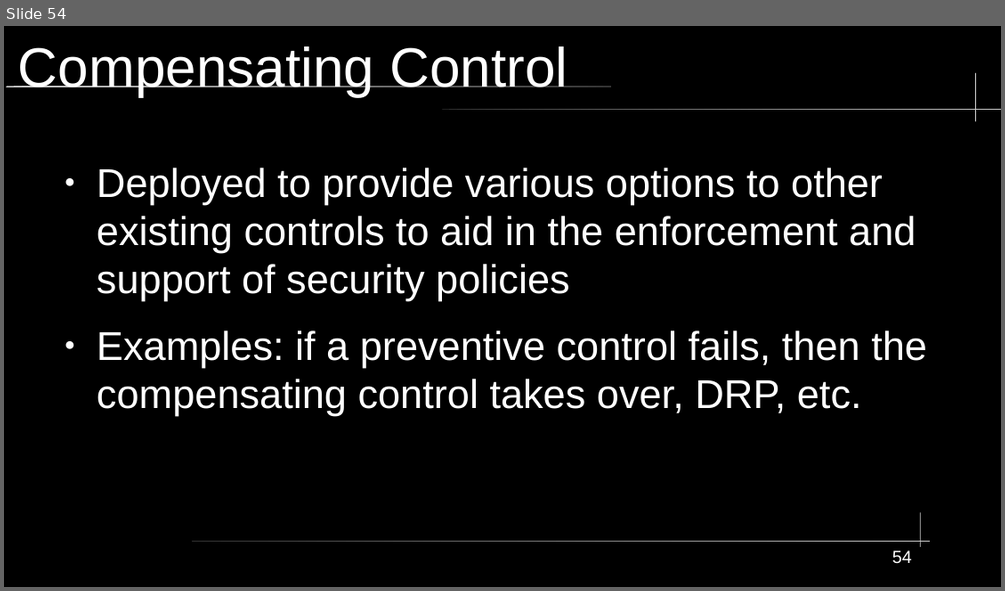
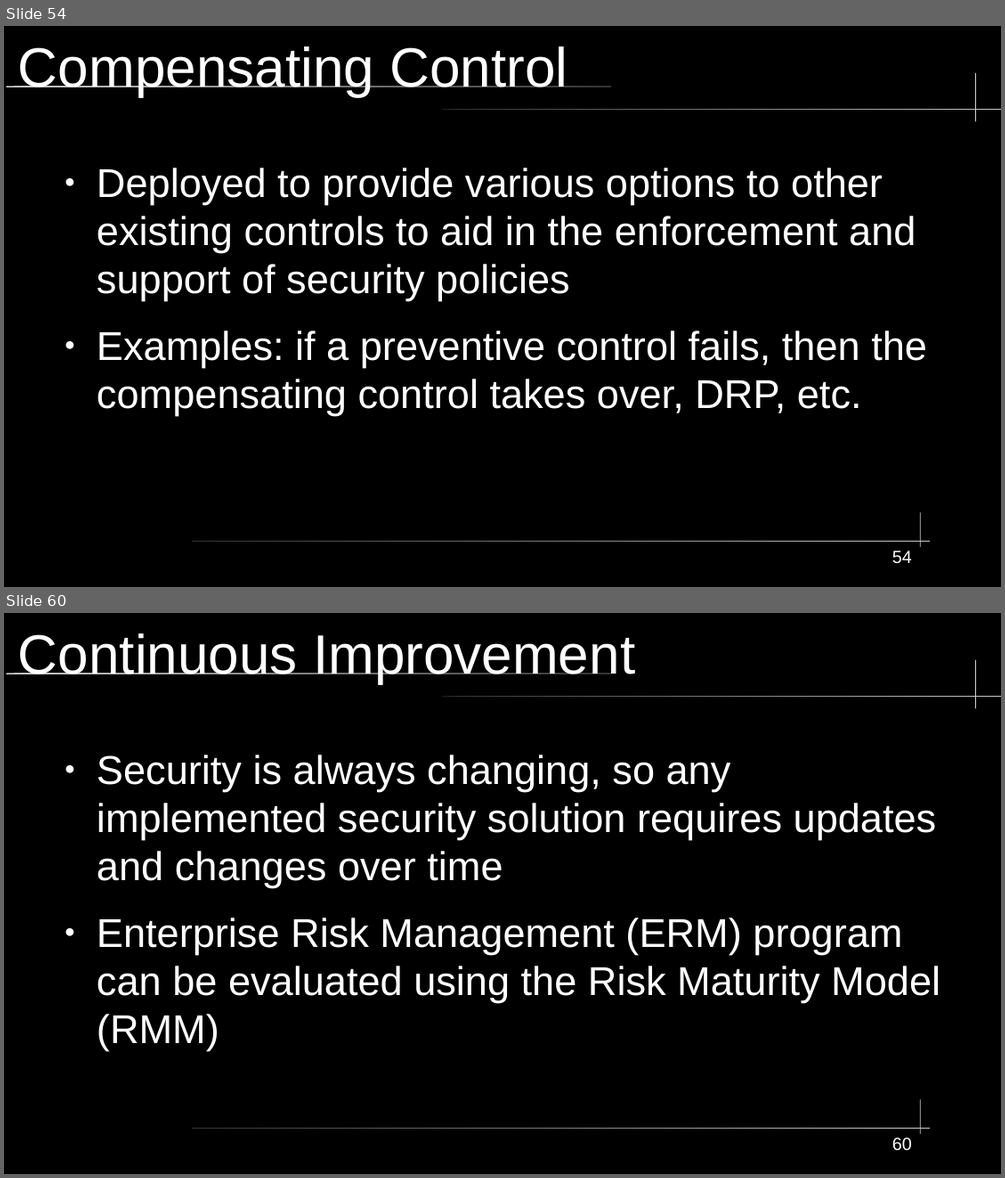
Before and after one commit to City-Colleges-of-Chicago-Cybersecurity/COMPSFI-214, a slide deck: 2026/Spring/powerpoints/Chapter-02-Personnel-Security-and-Risk-Management-Concepts.odp. Shown one above the other, each under a label of ours: slide 54 before the commit, slides 54 and 60 after it; the slides between them are not shown. The pictures are 1005x591 and 1005x1178 pixels, drawn with LibreOffice and Linux fonts; fonts in the diff are those of the drawing. Boxes give left, top, right and bottom in pixels: in the first picture for what was removed or moved away, otherwise in the second. Text is boxed around its words. In the diff, an @@ line names an element or a change of style, - is before the commit and + after.

```diff
--- a/2026/Spring/powerpoints/Chapter-02-Personnel-Security-and-Risk-Management-Concepts.odp
+++ b/2026/Spring/powerpoints/Chapter-02-Personnel-Security-and-Risk-Management-Concepts.odp
@@ slide 60 added at bbox=[4, 613, 1001, 1174], background #000000; not listed: 5 template elements that a slide beside it also shows @@
@@ title added at bbox=[18, 633, 635, 684], 44 pt, text #FFFFFF @@
+Continuous Improvement
@@ text added at bbox=[97, 755, 940, 1051], 32 pt, text #FFFFFF @@
+● Security is always changing, so any implemented security solution requires updates and changes over time
+● Enterprise Risk Management (ERM) program can be evaluated using the Risk Maturity Model (RMM)
@@ page number added at bbox=[892, 1137, 912, 1151], 14 pt, text #FFFFFF @@
+60
```
Also in this commit, not shown: 20 other slides added.
